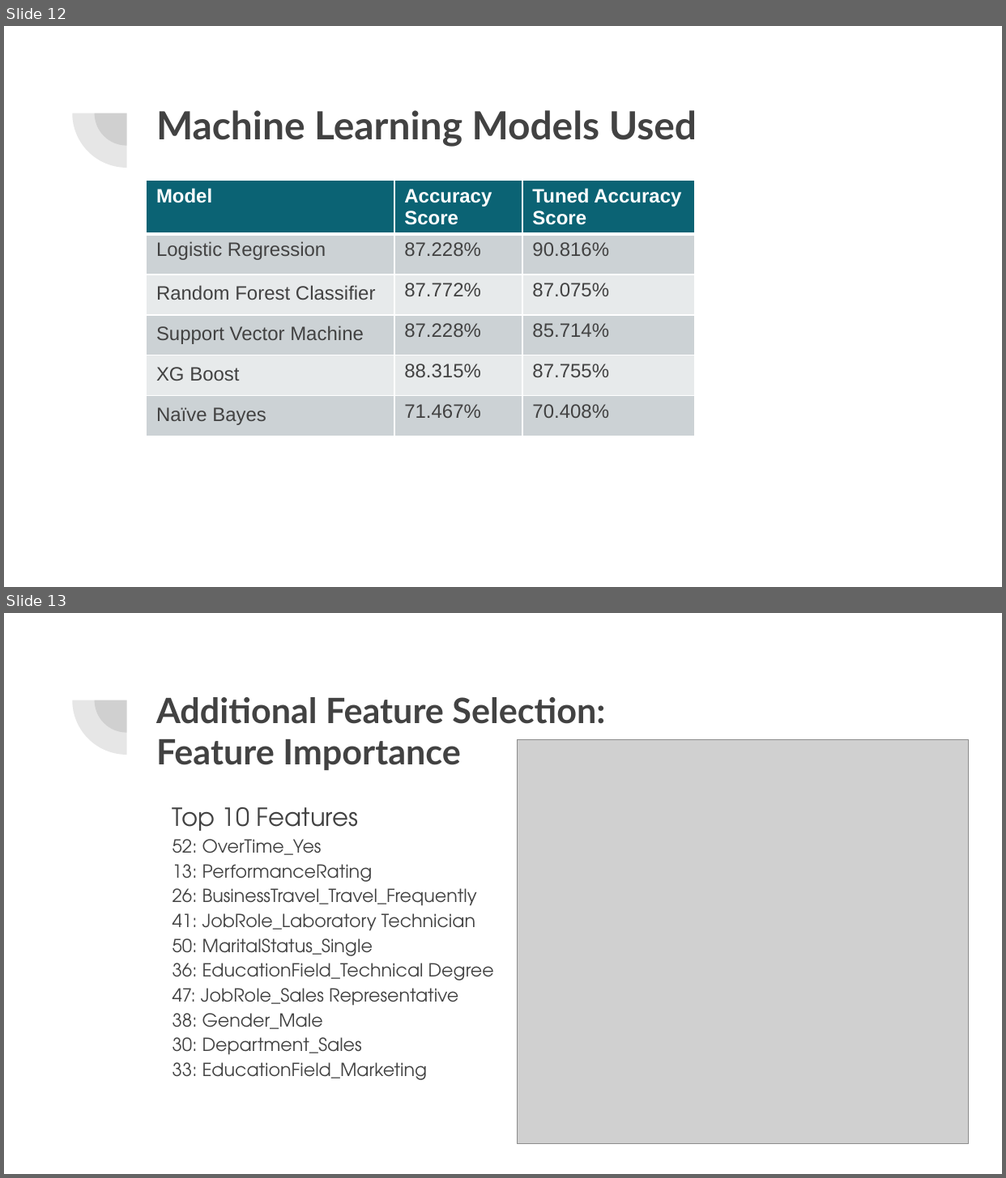
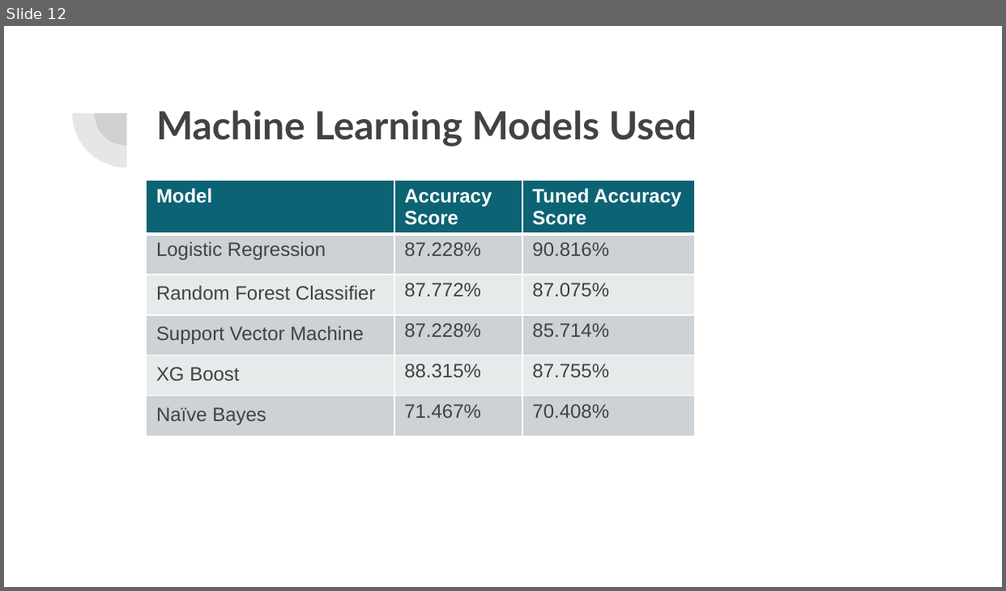
Before and after one commit to lykkelig/Group6_Final_Project, a slide deck: Presentation/Final Project Presentation.pptx. Shown one above the other, each under a label of ours: slides 12 and 13 before the commit, slide 12 after it. The pictures are 1006x1178 and 1006x591 pixels, drawn with LibreOffice and Linux fonts; fonts in the diff are those of the drawing; grey boxes stand for pictures. Boxes give left, top, right and bottom in pixels: in the first picture for what was removed or moved away, otherwise in the second. Text is boxed around its words. In the diff, an @@ line names an element or a change of style, - is before the commit and + after.

```diff
--- a/Presentation/Final Project Presentation.pptx
+++ b/Presentation/Final Project Presentation.pptx
@@ slide 13 removed at (x1=4, y1=613, x2=1002, y2=1174), background #FFFFFF; not listed: 2 template elements that a slide beside it also shows @@
@@ title removed at (x1=156, y1=697, x2=605, y2=771) @@
-Additional Feature Selection:
-Feature Importance
@@ picture removed at (x1=517, y1=739, x2=968, y2=1144) @@
@@ text removed at (x1=172, y1=807, x2=494, y2=1080) @@
-Top 10 Features
-52: OverTime_Yes
-13: PerformanceRating
-26: BusinessTravel_Travel_Frequently
-41: JobRole_Laboratory Technician
-50: MaritalStatus_Single
-36: EducationField_Technical Degree
-47: JobRole_Sales Representative
-38: Gender_Male
-30: Department_Sales
-33: EducationField_Marketing
```
Also in this commit, not shown: 1 slide added.
